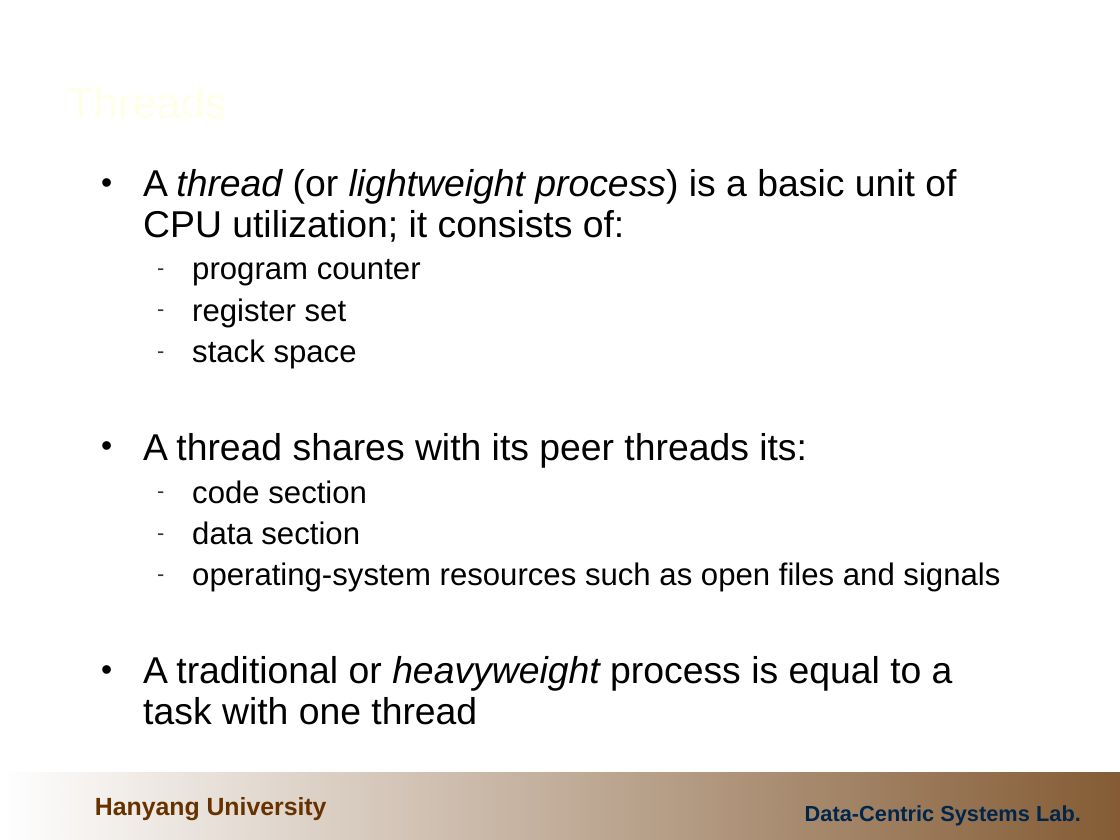
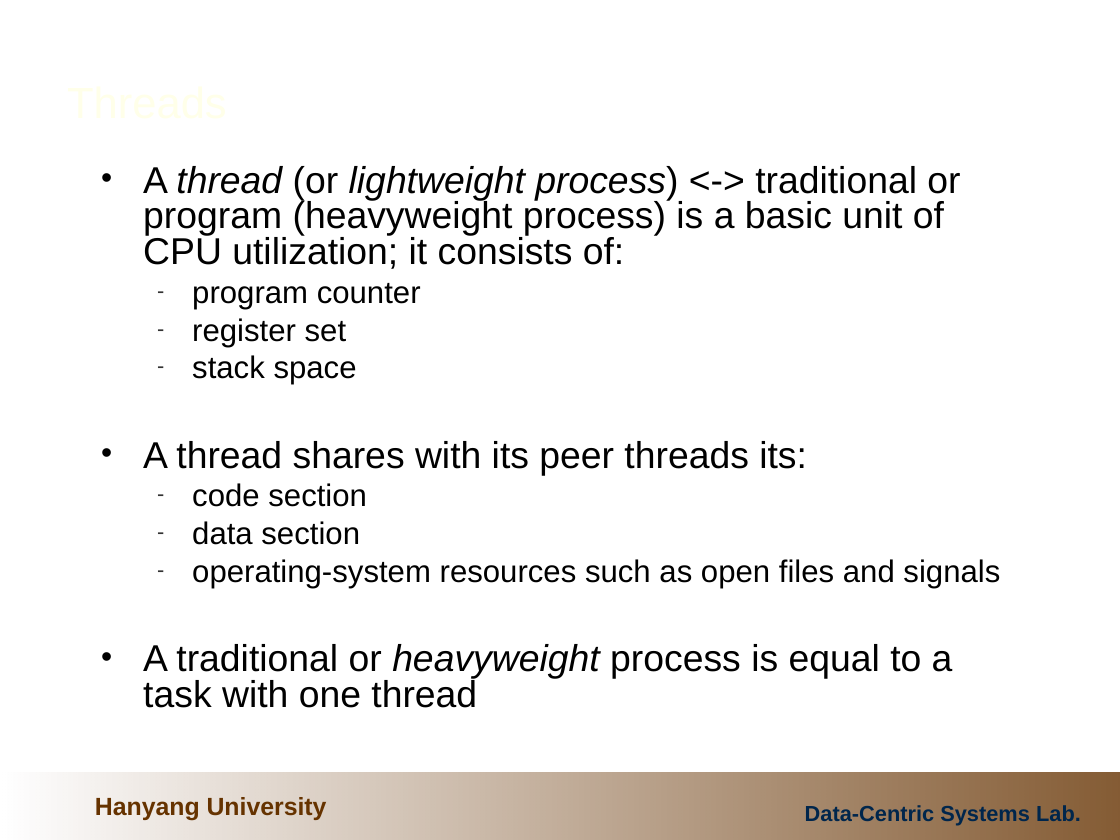
Before and after one commit to cocojk/major, a slide deck: slide 40 of os/이론/3.ProcessesAndThreads.ppt (slide 36 before the commit). Drawn at 1120x840 pixels with LibreOffice and Linux fonts; fonts in the diff are those of the drawing; background and template pictures are left out. Boxes give left, top, right and bottom in pixels: in the first picture for what was removed or moved away, otherwise in the second. Text is boxed around its words. In the diff, an @@ line names an element or a change of style, - is before the commit and + after.

```diff
--- a/os/이론/3.ProcessesAndThreads.ppt
+++ b/os/이론/3.ProcessesAndThreads.ppt
@@ text at (x1=143, y1=166, x2=960, y2=269): text changed @@
-• A thread (or lightweight process) is a basic unit of CPU utilization; it consists of:
+• A thread (or lightweight process) <-> traditional or program (heavyweight process) is a basic unit of CPU utilization; it consists of:
@@ text at (x1=143, y1=283, x2=1000, y2=708): line spacing 0.9 to 0.8 @@
```
Also in this commit, not shown: 7 other slides changed, 4 slides added, 9 other files.
